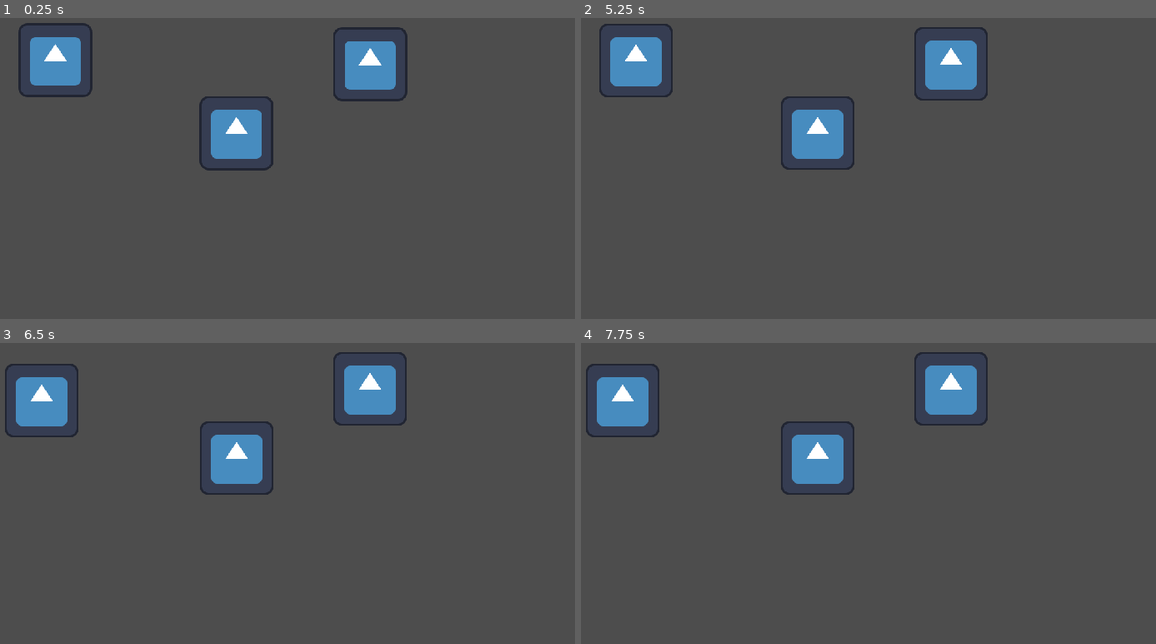
Above: before the commit, frames 1-4 (two rows, left to right).
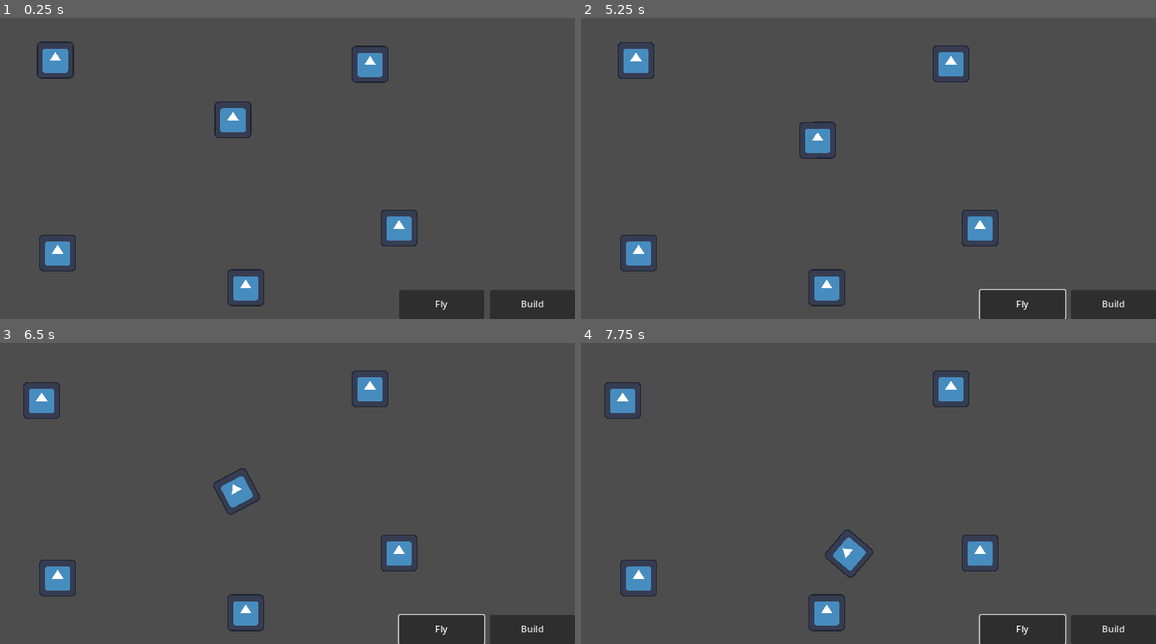
Above: after the commit, the same moments.

Repository: kodiitulip/dynamic-building-system
Game: Godot game, scene res://scenes/test_scene.tscn
Two runs of this game, one before a commit and one after it. Both use one fixed random seed, a clock stepped at 60 frames per second and the inputs below. The engine's default icon, where the game draws it, is replaced by a stand-in: a white triangle on a blue panel in a dark square.
Inputs (mouse positions are in pixels of both pictures, inside the frame that each line leads up to):
- Up to frame 1 (0.25 s): no input
- Up to frame 2 (5.25 s): click (1115, 303) at 0.5 s, where only the run after the commit has a clickable "Build"; click (1023, 303) at 1.25 s, where only the run after the commit has a clickable "Fly"; tap Enter at 2, 3.5 s; move the mouse to (638, 60) at 2.02 s; hold D (rotate_right, bound only after the commit) 2.03-2.78 s; click (638, 60) at 2.17 s; tap Space at 2.75, 4.25 s; move the mouse to (949, 63) at 2.77 s; hold S (thrust_backward, bound only after the commit) 2.78-3.53 s; click (949, 63) at 2.92 s; move the mouse to (816, 132) at 3.52 s; hold D (rotate_right, bound only after the commit) 3.53-4.28 s; click (816, 132) at 3.67 s; move the mouse to (788, 207) at 4.27 s; hold S (thrust_backward, bound only after the commit) 4.28-5.03 s; click (788, 207) at 4.42 s; move the mouse to (1023, 186) at 5.02 s; hold A (rotate_left, bound only after the commit) from 5.03 s (still down); click (1023, 186) at 5.17 s
- Up to frame 3 (6.5 s): keep holding A (rotate_left, bound only after the commit); move the mouse to (40, 400) at 5.77 s; click (40, 400) at 5.92 s
- Up to frame 4 (7.75 s): move the mouse to (857, 457) at 6.52 s; release A (rotate_left, bound only after the commit) at 6.53 s; hold S (thrust_backward, bound only after the commit) 6.53-7.28 s; click (857, 457) at 6.67 s; move the mouse to (724, 364) at 7.27 s; hold D (rotate_right, bound only after the commit) from 7.28 s (still down); click (724, 364) at 7.42 s

The runs differ from the first frame. In frame 1, 8.8% of the frame differs, in the area x 3-100%, y 1-100%; in frame 2, 8.6%; in frame 3, 9.1%; in frame 4, 9.3%, in the area x 0-100%, y 3-100%.

Commit message:
MainComponent
Added the main component

Diff:
--- a/project.godot
+++ b/project.godot
@@ -40,8 +40,52 @@
 window/size/always_on_top.editor_runtime=true
 window/vsync/vsync_mode.editor_runtime=0
 
+[input]
+
+thrust_foward={
+"deadzone": 0.5,
+"events": [Object(InputEventKey,"resource_local_to_scene":false,"resource_name":"","device":-1,"window_id":0,"alt_pressed":false,"shift_pressed":false,"ctrl_pressed":false,"meta_pressed":false,"pressed":false,"keycode":0,"physical_keycode":87,"key_label":0,"unicode":119,"location":0,"echo":false,"script":null)
+, Object(InputEventKey,"resource_local_to_scene":false,"resource_name":"","device":-1,"window_id":0,"alt_pressed":false,"shift_pressed":false,"ctrl_pressed":false,"meta_pressed":false,"pressed":false,"keycode":0,"physical_keycode":4194320,"key_label":0,"unicode":0,"location":0,"echo":false,"script":null)
+]
+}
+thrust_backward={
+"deadzone": 0.5,
+"events": [Object(InputEventKey,"resource_local_to_scene":false,"resource_name":"","device":-1,"window_id":0,"alt_pressed":false,"shift_pressed":false,"ctrl_pressed":false,"meta_pressed":false,"pressed":false,"keycode":0,"physical_keycode":83,"key_label":0,"unicode":115,"location":0,"echo":false,"script":null)
+, Object(InputEventKey,"resource_local_to_scene":false,"resource_name":"","device":-1,"window_id":0,"alt_pressed":false,"shift_pressed":false,"ctrl_pressed":false,"meta_pressed":false,"pressed":false,"keycode":0,"physical_keycode":4194322,"key_label":0,"unicode":0,"location":0,"echo":false,"script":null)
+]
+}
+thrust_left={
+"deadzone": 0.5,
+"events": [Object(InputEventKey,"resource_local_to_scene":false,"resource_name":"","device":-1,"window_id":0,"alt_pressed":false,"shift_pressed":false,"ctrl_pressed":false,"meta_pressed":false,"pressed":false,"keycode":0,"physical_keycode":81,"key_label":0,"unicode":113,"location":0,"echo":false,"script":null)
+]
+}
+thrust_right={
+"deadzone": 0.5,
+"events": [Object(InputEventKey,"resource_local_to_scene":false,"resource_name":"","device":-1,"window_id":0,"alt_pressed":false,"shift_pressed":false,"ctrl_pressed":false,"meta_pressed":false,"pressed":false,"keycode":0,"physical_keycode":69,"key_label":0,"unicode":101,"location":0,"echo":false,"script":null)
+]
+}
+rotate_left={
+"deadzone": 0.5,
+"events": [Object(InputEventKey,"resource_local_to_scene":false,"resource_name":"","device":-1,"window_id":0,"alt_pressed":false,"shift_pressed":false,"ctrl_pressed":false,"meta_pressed":false,"pressed":false,"keycode":0,"physical_keycode":65,"key_label":0,"unicode":97,"location":0,"echo":false,"script":null)
+, Object(InputEventKey,"resource_local_to_scene":false,"resource_name":"","device":-1,"window_id":0,"alt_pressed":false,"shift_pressed":false,"ctrl_pressed":false,"meta_pressed":false,"pressed":false,"keycode":0,"physical_keycode":4194319,"key_label":0,"unicode":0,"location":0,"echo":false,"script":null)
+]
+}
+rotate_right={
+"deadzone": 0.5,
+"events": [Object(InputEventKey,"resource_local_to_scene":false,"resource_name":"","device":-1,"window_id":0,"alt_pressed":false,"shift_pressed":false,"ctrl_pressed":false,"meta_pressed":false,"pressed":false,"keycode":0,"physical_keycode":68,"key_label":0,"unicode":100,"location":0,"echo":false,"script":null)
+, Object(InputEventKey,"resource_local_to_scene":false,"resource_name":"","device":-1,"window_id":0,"alt_pressed":false,"shift_pressed":false,"ctrl_pressed":false,"meta_pressed":false,"pressed":false,"keycode":0,"physical_keycode":4194321,"key_label":0,"unicode":0,"location":0,"echo":false,"script":null)
+]
+}
+
+[layer_names]
+
+2d_physics/layer_1="World"
+2d_physics/layer_2="SnapPoints"
+2d_physics/layer_3="Components"
+
 [physics]
 
+common/physics_ticks_per_second=30
 2d/default_gravity=0.0
 2d/default_gravity_vector=Vector2(0, 0)
 
--- a/scenes/component/component.gd
+++ b/scenes/component/component.gd
@@ -7,16 +7,15 @@
 	DEAD,
 }
 
-var component_state: ComponentState = ComponentState.IDLE
+var component_state: ComponentState = ComponentState.DEAD:
+	set = _set_state_to
 var snap_points: Array[SnapPoint]
 var parent_component: Component
 
-var _connected_to_base_component: bool = false
-var _connected_to_non_base_component: bool = false
-
 
 func _ready() -> void:
-	snap_points.append_array($SnapPoints.get_children())
+	snap_points.append_array($SnapPoints.get_children().filter(
+		func(child: Node) -> bool: return child is SnapPoint))
 	for point: SnapPoint in snap_points:
 		point.component_connected.connect(_on_snap_points_component_connected)
 
@@ -29,10 +28,7 @@
 		ComponentState.GRABING:
 			position = get_global_mouse_position()
 			for point: SnapPoint in snap_points:
-				if not point.is_colliding() || point.connected_component != null:
-					continue
 				point.handle_raycast()
-			pass
 
 		ComponentState.DEAD:
 			pass
@@ -40,7 +36,9 @@
 
 func attach_component(component: Component, pos: Vector2) -> void:
 	component.reparent($ChildComponents)
-	component.global_position = pos
+	add_collision_exception_with(component)
+	component.add_collision_exception_with(self)
+	component.position = pos
 
 
 func deattach_component(component: Component) -> void:
@@ -50,30 +48,55 @@
 
 
 func remove_component_data(component: Component) -> void:
+	remove_collision_exception_with(component)
 	for point: SnapPoint in snap_points:
 		if point.connected_component != component:
 			continue
 		point.connected_component = null
 
 
-func _on_snap_points_component_connected(component: Component) -> void:
+func set_state_to_idle() -> void:
 	component_state = ComponentState.IDLE
-	parent_component = component
 
 
-func _on_area_input_event(_viewport: Node, event: InputEvent, _shape_idx: int
-		) -> void:
-	if event is InputEventMouseButton:
-		component_state = ComponentState.GRABING \
-				if event.is_pressed() \
-				else ComponentState.IDLE
-		_trigger_snap_points(event.is_pressed())
-		if parent_component and event.is_pressed():
-			parent_component.deattach_component(self)
+func set_state_to_dead() -> void:
+	component_state = ComponentState.DEAD
+
+
+func set_state_to_grab() -> void:
+	component_state = ComponentState.GRABING
+
+
+func _set_state_to(state: ComponentState) -> void:
+	component_state = state
+	freeze = state != ComponentState.DEAD
+	if not parent_component and state == ComponentState.IDLE:
+		await get_tree().create_timer(1).timeout
+		set_state_to_dead()
 
 
 func _trigger_snap_points(enable: bool) -> void:
 	if enable:
 		await get_tree().create_timer(0.3).timeout
 	for point: SnapPoint in snap_points:
-		point.enabled = enable
+		point.enabled = enable \
+				if not point.connected_component \
+				else false
+
+
+func _on_snap_points_component_connected(component: Component) -> void:
+	parent_component = component
+	set_state_to_idle()
+
+
+func _on_area_input_event(_viewport: Node, event: InputEvent, _shape_idx: int
+		) -> void:
+	if not event is InputEventMouseButton:
+		return
+	if event.is_pressed():
+		set_state_to_grab()
+	else:
+		set_state_to_idle()
+	_trigger_snap_points(event.is_pressed())
+	if parent_component and event.is_pressed():
+		parent_component.deattach_component(self)
--- a/scenes/component/component.tscn
+++ b/scenes/component/component.tscn
@@ -5,21 +5,25 @@
 [ext_resource type="PackedScene" uid="uid://bxucoie2xpo6k" path="res://scenes/component/snap_point/snap_point.tscn" id="2_cl3tw"]
 
 [sub_resource type="RectangleShape2D" id="RectangleShape2D_0lc54"]
-size = Vector2(128, 128)
+size = Vector2(64, 64)
 
 [sub_resource type="RectangleShape2D" id="RectangleShape2D_1wpyt"]
-size = Vector2(128, 128)
+size = Vector2(64, 64)
 
 [node name="Component" type="RigidBody2D"]
+collision_layer = 4
+collision_mask = 5
 script = ExtResource("1_otg56")
 
 [node name="CollisionShape" type="CollisionShape2D" parent="."]
 shape = SubResource("RectangleShape2D_0lc54")
 
 [node name="Sprite" type="Sprite2D" parent="."]
+scale = Vector2(0.5, 0.5)
 texture = ExtResource("1_de20f")
 
 [node name="Clickable Area" type="Area2D" parent="."]
+collision_mask = 0
 gravity_point = true
 gravity_point_unit_distance = 128.0
 gravity_point_center = Vector2(0, 0)
@@ -31,19 +35,19 @@
 [node name="SnapPoints" type="Node2D" parent="."]
 
 [node name="RightSnapPoint" parent="SnapPoints" instance=ExtResource("2_cl3tw")]
-position = Vector2(65, 0)
-rotation = -1.5708
+position = Vector2(32, 0)
 
 [node name="LeftSnapPoint" parent="SnapPoints" instance=ExtResource("2_cl3tw")]
-position = Vector2(-65, 0)
-rotation = 1.5708
+position = Vector2(-32, 0)
+rotation = 3.14159
 
 [node name="TopSnapPoint" parent="SnapPoints" instance=ExtResource("2_cl3tw")]
-position = Vector2(0, -65)
-rotation = 3.14159
+position = Vector2(0, -32)
+rotation = 4.71239
 
 [node name="BottomSnapPoint" parent="SnapPoints" instance=ExtResource("2_cl3tw")]
-position = Vector2(0, 65)
+position = Vector2(0, 32)
+rotation = 1.5708
 
 [node name="ChildComponents" type="Node2D" parent="."]
 
--- /dev/null
+++ b/scenes/component/main_component/main_component.gd
@@ -0,0 +1,38 @@
+class_name MainComponent
+extends Component
+
+enum ShipState {
+	FLYING,
+	BUILDING,
+	DEAD,
+}
+
+@export var thrust: float = 150
+@export var torque: float = 500.0
+@export var current_state: ShipState = ShipState.FLYING:
+	set = _set_current_state
+
+
+func _integrate_forces(_state: PhysicsDirectBodyState2D) -> void:
+	match current_state:
+		ShipState.FLYING:
+			_flying_state()
+		ShipState.BUILDING:
+			pass
+		ShipState.DEAD:
+			pass
+
+
+func _flying_state() -> void:
+	var rotation_dir: float = 0
+	var input_rotation: float = Input.get_axis(&"rotate_left",&"rotate_right")
+	var input_direction: Vector2 = Input.get_vector(
+			&"thrust_left",&"thrust_right",&"thrust_foward",&"thrust_backward")
+	rotation_dir += input_rotation
+	apply_torque(rotation_dir * torque)
+	if input_direction:
+		apply_force(input_direction.rotated(rotation) * thrust)
+
+
+func _set_current_state(state: ShipState) -> void:
+	current_state = state
--- /dev/null
+++ b/scenes/component/main_component/main_component.tscn
@@ -0,0 +1,10 @@
+[gd_scene load_steps=3 format=3 uid="uid://dtmm8tlvko4vm"]
+
+[ext_resource type="PackedScene" uid="uid://bxgtiwlbed7lr" path="res://scenes/component/component.tscn" id="1_ebj23"]
+[ext_resource type="Script" path="res://scenes/component/main_component/main_component.gd" id="2_hot3f"]
+
+[node name="MainComponent" instance=ExtResource("1_ebj23")]
+script = ExtResource("2_hot3f")
+thrust = 150.0
+torque = 500.0
+current_state = 0
--- a/scenes/component/snap_point/snap_point.gd
+++ b/scenes/component/snap_point/snap_point.gd
@@ -18,13 +18,14 @@
 
 
 func handle_raycast() -> void:
+	if not is_colliding() || connected_component != null:
+		return
 	var collision_body: CollisionObject2D = ray_cast.get_collider()
 	var snap_point: SnapPoint = collision_body.owner
 	var connecting_component: Component = snap_point.owner
-
 	connecting_component.attach_component(
 		(owner as Component),
-		snap_point.global_position + snap_point.position
+		snap_point.position * 2
 	)
 
 	connected_component = connecting_component
--- a/scenes/component/snap_point/snap_point.tscn
+++ b/scenes/component/snap_point/snap_point.tscn
@@ -1,23 +1,21 @@
-[gd_scene load_steps=4 format=3 uid="uid://bxucoie2xpo6k"]
+[gd_scene load_steps=3 format=3 uid="uid://bxucoie2xpo6k"]
 
-[ext_resource type="Script" path="res://scenes/component/snap_point/raycast_point.gd" id="1_l1q0e"]
 [ext_resource type="Script" path="res://scenes/component/snap_point/snap_point.gd" id="1_xfjih"]
 
 [sub_resource type="RectangleShape2D" id="RectangleShape2D_tu8hi"]
-size = Vector2(30, 10)
+size = Vector2(10, 30)
 
 [node name="SnapPoint" type="Marker2D"]
 script = ExtResource("1_xfjih")
 
 [node name="StaticBody2D" type="StaticBody2D" parent="."]
 collision_layer = 2
-collision_mask = 2
+collision_mask = 0
 
 [node name="CollisionShape2D" type="CollisionShape2D" parent="StaticBody2D"]
 shape = SubResource("RectangleShape2D_tu8hi")
 
 [node name="RayCast2D" type="RayCast2D" parent="StaticBody2D"]
 enabled = false
-target_position = Vector2(0, 10)
+target_position = Vector2(10, 0)
 collision_mask = 2
-script = ExtResource("1_l1q0e")
--- a/scenes/test_scene.tscn
+++ b/scenes/test_scene.tscn
@@ -1,14 +1,57 @@
-[gd_scene load_steps=2 format=3 uid="uid://wr4hqj3bg6e7"]
+[gd_scene load_steps=4 format=3 uid="uid://wr4hqj3bg6e7"]
 
+[ext_resource type="Script" path="res://scenes/test_scene_manager.gd" id="1_3vsn0"]
+[ext_resource type="PackedScene" uid="uid://dtmm8tlvko4vm" path="res://scenes/component/main_component/main_component.tscn" id="1_csi44"]
 [ext_resource type="PackedScene" uid="uid://bxgtiwlbed7lr" path="res://scenes/component/component.tscn" id="1_vb0db"]
 
 [node name="TestScene" type="Node2D"]
+script = ExtResource("1_3vsn0")
 
-[node name="Component" parent="." instance=ExtResource("1_vb0db")]
+[node name="Components" type="Node2D" parent="."]
+
+[node name="MainComponent" parent="Components" instance=ExtResource("1_csi44")]
+position = Vector2(561, 304)
+collision_layer = 1
+collision_mask = 1
+
+[node name="Component" parent="Components" instance=ExtResource("1_vb0db")]
 position = Vector2(254, 201)
 
-[node name="Component2" parent="." instance=ExtResource("1_vb0db")]
+[node name="Component2" parent="Components" instance=ExtResource("1_vb0db")]
 position = Vector2(798, 208)
 
-[node name="Component3" parent="." instance=ExtResource("1_vb0db")]
-position = Vector2(567, 327)
+[node name="Component3" parent="Components" instance=ExtResource("1_vb0db")]
+position = Vector2(583, 594)
+
+[node name="Component4" parent="Components" instance=ExtResource("1_vb0db")]
+position = Vector2(848, 491)
+
+[node name="Component5" parent="Components" instance=ExtResource("1_vb0db")]
+position = Vector2(258, 534)
+
+[node name="CanvasLayer" type="CanvasLayer" parent="."]
+
+[node name="Build" type="Button" parent="CanvasLayer"]
+anchors_preset = -1
+anchor_left = 0.872396
+anchor_top = 0.92284
+anchor_right = 1.0
+anchor_bottom = 1.0
+grow_horizontal = 0
+grow_vertical = 0
+text = "Build"
+metadata/_edit_use_anchors_ = true
+
+[node name="Fly" type="Button" parent="CanvasLayer"]
+anchors_preset = -1
+anchor_left = 0.736111
+anchor_top = 0.92284
+anchor_right = 0.863715
+anchor_bottom = 1.0
+grow_horizontal = 0
+grow_vertical = 0
+text = "Fly"
+metadata/_edit_use_anchors_ = true
+
+[connection signal="pressed" from="CanvasLayer/Build" to="." method="_on_build_pressed"]
+[connection signal="pressed" from="CanvasLayer/Fly" to="." method="_on_fly_pressed"]
--- /dev/null
+++ b/scenes/test_scene_manager.gd
@@ -0,0 +1,31 @@
+extends Node2D
+
+
+var components: Array[Component] = []
+var main_component: MainComponent
+
+
+func _ready() -> void:
+	components.append_array(get_all_components($Components))
+	main_component = components.filter(
+		func(component: Component) -> bool:
+			return component is MainComponent
+	)[0]
+
+
+func get_all_components(node: Node) -> Array[Component]:
+	var _components: Array[Component] = []
+	for child: Node in node.get_children():
+		if child is Component:
+			_components.append(child)
+			continue
+		_components.append_array(get_all_components(child))
+	return _components
+
+
+func _on_build_pressed() -> void:
+	main_component.current_state = MainComponent.ShipState.BUILDING
+
+
+func _on_fly_pressed() -> void:
+	main_component.current_state = MainComponent.ShipState.FLYING
Not shown, changed: CHANGELOG.md
